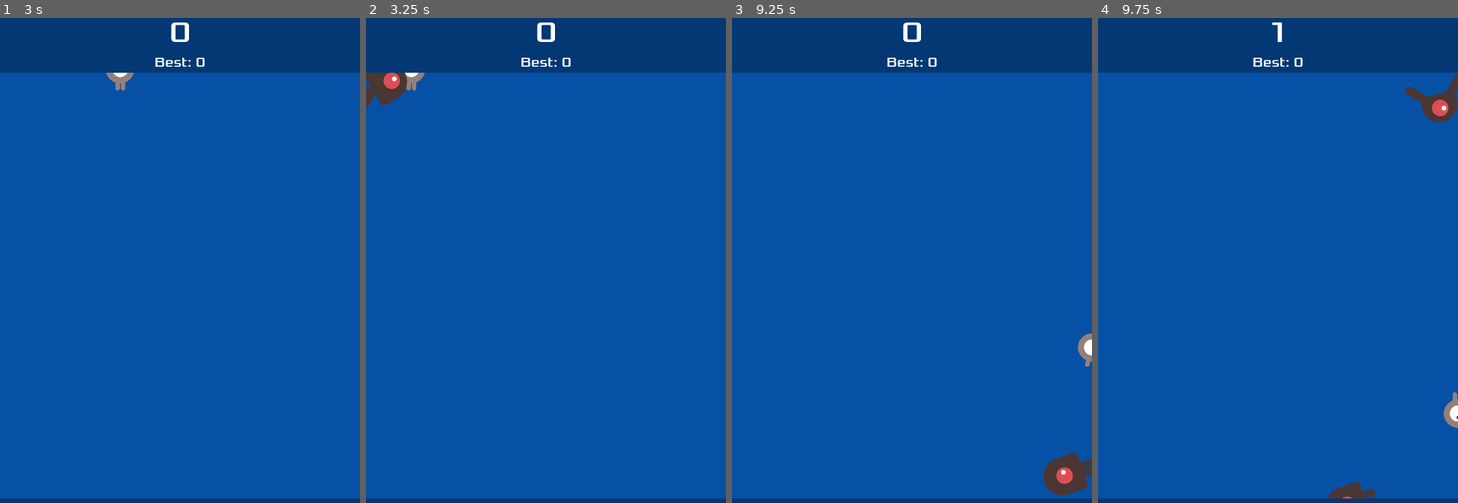
Above: before the commit, frames 1-4 (left to right).
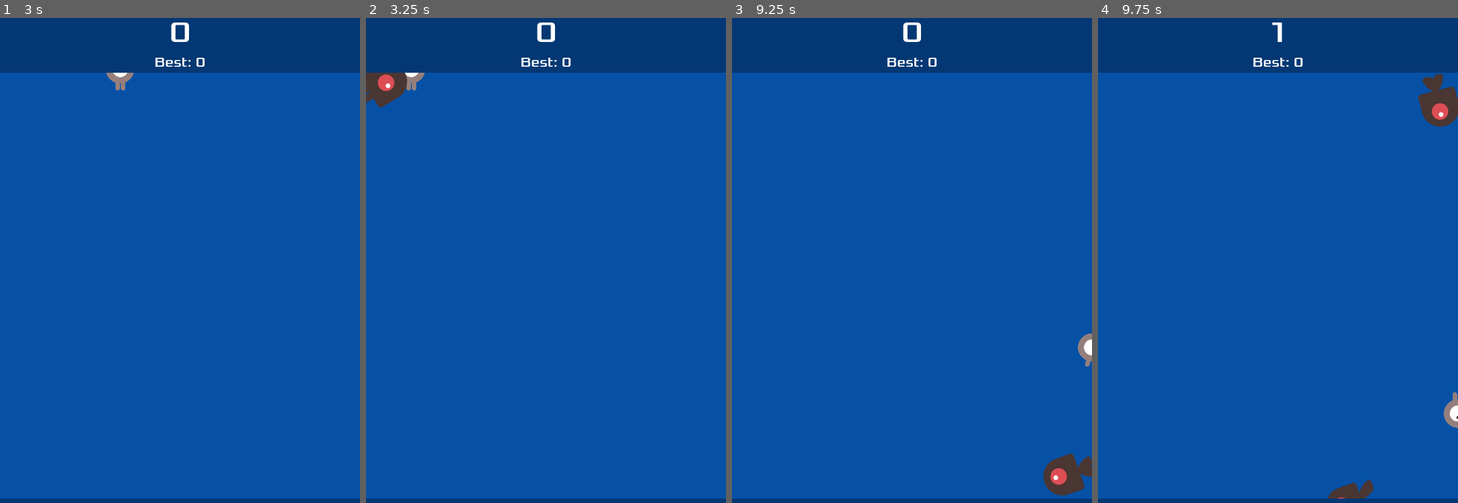
Above: after the commit, the same moments.

Repository: oriash93/dodge-the-creepers
Game: Godot game, scene res://scenes/main.tscn
The game is run twice, just before and just after one commit, with the same random seed, the same clock (stepped at 60 frames per second) and the same inputs.
Inputs:
- Up to frame 1 (3 s): click "Start" at 0.5 s; tap Enter at 1.25 s; hold Shift (use_power_up) 1.28-2.03 s; hold Up (move_up) 1.28-2.78 s; tap Shift (use_power_up) at 2.1 s; hold Left (move_left) from 2.78 s (still down); hold Shift (use_power_up) from 2.78 s (still down)
- Up to frame 2 (3.25 s): keep holding Left (move_left); keep holding Shift (use_power_up)
- Up to frame 3 (9.25 s): release Shift (use_power_up) at 3.53 s; tap Shift (use_power_up) at 3.6, 5.1, 7.35, 8.85 s; tap Space at 4.25, 5.75 s; release Left (move_left) at 4.28 s; hold Down (move_down) 4.28-5.03 s; hold Shift (use_power_up) 4.28-5.03 s; tap Enter at 5, 7.25 s; hold Right (move_right) 5.03-5.78 s; hold Up (move_up) 5.78-6.5 s; hold Shift (use_power_up) 5.78-6.5 s; click "Restart" at 6.5 s; hold Right (move_right) from 7.28 s (still down); hold Shift (use_power_up) 8.03-8.78 s
- Up to frame 4 (9.75 s): release Right (move_right) at 9.53 s; hold Down (move_down) from 9.53 s (still down); hold Shift (use_power_up) from 9.53 s (still down)

Frame 1 is identical in both runs. In frame 2, 0.2% of the frame differs, in the area x 0-10%, y 11-19%; in frame 3, 0.2%; in frame 4, 0.7%, in the area x 66-100%, y 11-100%.

Commit message:
Add gdtoolkit pre-commit hooks, strict typing, and Godot 4.7.2 in CI/CD
- Add .pre-commit-config.yaml running gdformat + gdlint (gdtoolkit 4.5.0)
- CI runs the same hooks via pre-commit instead of an unpinned gdlint
- Bump Godot in CI/CD workflows from 4.6.3 to 4.7.2
- Enable strict typing GDScript warnings in project.godot
- Add class_name to HUD/Player/PowerUp and replace $Node calls with
  typed @onready references so no warnings fire
- Update CLAUDE.md with tooling and CI/CD docs

Co-Authored-By: Claude Opus 5.5 <noreply@anthropic.com>

Diff:
--- a/project.godot
+++ b/project.godot
@@ -15,6 +15,15 @@
 run/main_scene="uid://drep7ov20ci1w"
 config/features=PackedStringArray("4.7", "Forward Plus")
 config/icon="res://icon.svg"
+
+[debug]
+
+gdscript/warnings/untyped_declaration=1
+gdscript/warnings/inferred_declaration=1
+gdscript/warnings/unsafe_property_access=1
+gdscript/warnings/unsafe_method_access=1
+gdscript/warnings/unsafe_cast=1
+gdscript/warnings/unsafe_call_argument=1
 
 [display]
 
--- a/scripts/hud.gd
+++ b/scripts/hud.gd
@@ -1,60 +1,70 @@
+class_name HUD
 extends CanvasLayer
 
 signal start_game
 signal quit_game
 
 @onready var is_web: bool = OS.has_feature("web")
+@onready var message: Label = $Message
+@onready var message_timer: Timer = $MessageTimer
+@onready var start_button: Button = $StartButton
+@onready var quit_button: Button = $QuitButton
+@onready var version_label: Label = $VersionLabel
+@onready var score_label: Label = $ScoreLabel
+@onready var high_score_label: Label = $HighScoreLabel
+@onready var active_slot_icon: ColorRect = $ActiveSlotIcon
+@onready var active_slot_label: Label = $ActiveSlotLabel
 
 
 func _ready() -> void:
-	$VersionLabel.text = str(ProjectSettings.get_setting("application/config/version", ""))
+	version_label.text = str(ProjectSettings.get_setting("application/config/version", ""))
 	if is_web:
-		$QuitButton.hide()
+		quit_button.hide()
 
 
 func show_message(text: String) -> void:
-	$Message.text = text
-	$Message.show()
-	$MessageTimer.start()
+	message.text = text
+	message.show()
+	message_timer.start()
 
 
 func show_game_over() -> void:
 	show_message("Game Over")
-	await $MessageTimer.timeout
+	await message_timer.timeout
 
-	$Message.text = "Dodge the Creeps!"
-	$Message.show()
+	message.text = "Dodge the Creeps!"
+	message.show()
 	await get_tree().create_timer(1.0).timeout
 
-	$StartButton.text = "Restart"
-	$StartButton.show()
+	start_button.text = "Restart"
+	start_button.show()
 	if not is_web:
-		$QuitButton.show()
+		quit_button.show()
 
 
 func show_active_power_up(color: Color) -> void:
-	$ActiveSlotIcon.color = color
-	$ActiveSlotIcon.show()
-	$ActiveSlotLabel.show()
+	active_slot_icon.color = color
+	active_slot_icon.show()
+	active_slot_label.show()
 
 
 func hide_active_power_up() -> void:
-	$ActiveSlotIcon.hide()
-	$ActiveSlotLabel.hide()
+	active_slot_icon.hide()
+	active_slot_label.hide()
 
 
 func update_score(score: int) -> void:
-	$ScoreLabel.text = str(score)
+	score_label.text = str(score)
 
 
 func update_high_score(high_score: int) -> void:
-	$HighScoreLabel.text = "Best: " + str(high_score)
+	high_score_label.text = "Best: " + str(high_score)
 
 
 func _on_start_button_pressed() -> void:
-	$StartButton.hide()
-	$QuitButton.hide()
-	$VersionLabel.hide()
+	start_button.hide()
+	quit_button.hide()
+	version_label.hide()
 	start_game.emit()
 
 
@@ -63,4 +73,4 @@
 
 
 func _on_message_timer_timeout() -> void:
-	$Message.hide()
+	message.hide()
--- a/scripts/main.gd
+++ b/scripts/main.gd
@@ -5,29 +5,38 @@
 const BOTTOM_BAR_HEIGHT: float = 72.0
 const INVINCIBILITY_DURATION: float = 8.0
 const NO_EFFECT: int = -1
-const PowerUpScript: GDScript = preload("res://scripts/power_up.gd")
 
 @export var mob_scene: PackedScene
 @export var power_up_scene: PackedScene
 var score: int = 0
 var high_score: int = 0
-var power_up: Area2D = null
+var power_up: PowerUp = null
 var standby_effect: int = NO_EFFECT
 var play_area: Rect2
+
+@onready var hud: HUD = $HUD
+@onready var player: Player = $Player
+@onready var start_position: Marker2D = $StartPosition
+@onready var mob_spawn_location: PathFollow2D = $MobPath/MobSpawnLocation
+@onready var start_timer: Timer = $StartTimer
+@onready var score_timer: Timer = $ScoreTimer
+@onready var mob_timer: Timer = $MobTimer
+@onready var power_up_timer: Timer = $PowerUpTimer
+@onready var music: AudioStreamPlayer2D = $Music
+@onready var death_sound: AudioStreamPlayer2D = $DeathSound
 
 
 func _ready() -> void:
 	var viewport_size: Vector2 = get_viewport().get_visible_rect().size
 	play_area = Rect2(
-		Vector2(0, TOP_BAR_HEIGHT),
-		viewport_size - Vector2(0, TOP_BAR_HEIGHT + BOTTOM_BAR_HEIGHT)
+		Vector2(0, TOP_BAR_HEIGHT), viewport_size - Vector2(0, TOP_BAR_HEIGHT + BOTTOM_BAR_HEIGHT)
 	)
 
 	if FileAccess.file_exists(SAVE_PATH):
 		var file: FileAccess = FileAccess.open(SAVE_PATH, FileAccess.READ)
 		high_score = file.get_32()
 		file.close()
-	$HUD.update_high_score(high_score)
+	hud.update_high_score(high_score)
 
 
 func game_over() -> void:
@@ -36,23 +45,23 @@
 		var file: FileAccess = FileAccess.open(SAVE_PATH, FileAccess.WRITE)
 		file.store_32(high_score)
 		file.close()
-		$HUD.update_high_score(high_score)
+		hud.update_high_score(high_score)
 
-	$HUD.show_game_over()
+	hud.show_game_over()
 
-	$ScoreTimer.stop()
-	$MobTimer.stop()
-	$PowerUpTimer.stop()
+	score_timer.stop()
+	mob_timer.stop()
+	power_up_timer.stop()
 
 	if is_instance_valid(power_up):
 		power_up.queue_free()
 		power_up = null
 
 	standby_effect = NO_EFFECT
-	$HUD.hide_active_power_up()
+	hud.hide_active_power_up()
 
-	$Music.stop()
-	$DeathSound.play()
+	music.stop()
+	death_sound.play()
 
 
 func new_game() -> void:
@@ -60,21 +69,20 @@
 
 	score = 0
 
-	$HUD.update_score(score)
-	$HUD.show_message("Get Ready")
+	hud.update_score(score)
+	hud.show_message("Get Ready")
 
-	$Player.start($StartPosition.position)
-	$Player.play_area = play_area
-	$StartTimer.start()
+	player.start(start_position.position)
+	player.play_area = play_area
+	start_timer.start()
 
-	$Music.play()
+	music.play()
 
 
 func _on_mob_timer_timeout() -> void:
 	var mob: RigidBody2D = mob_scene.instantiate() as RigidBody2D
 
 	# Choose a random location on Path2D.
-	var mob_spawn_location: PathFollow2D = $MobPath/MobSpawnLocation
 	mob_spawn_location.progress_ratio = randf()
 
 	mob.position = mob_spawn_location.position
@@ -94,12 +102,12 @@
 
 func _on_score_timer_timeout() -> void:
 	score += 1
-	$HUD.update_score(score)
+	hud.update_score(score)
 
 
 func _on_power_up_timer_timeout() -> void:
-	power_up = power_up_scene.instantiate() as Area2D
-	power_up.effect_type = PowerUpScript.Effect.values().pick_random()
+	power_up = power_up_scene.instantiate() as PowerUp
+	power_up.effect_type = PowerUp.Effect.values().pick_random()
 	power_up.collected.connect(_on_power_up_collected)
 	power_up.expired.connect(_on_power_up_expired)
 
@@ -109,31 +117,31 @@
 	)
 
 	add_child(power_up)
-	$PowerUpTimer.stop()
+	power_up_timer.stop()
 
 
 func _on_power_up_collected(effect: int) -> void:
 	power_up = null
 	standby_effect = effect
-	$HUD.show_active_power_up(PowerUpScript.COLORS[effect])
+	hud.show_active_power_up(PowerUp.COLORS[effect])
 
 
 func _on_power_up_expired() -> void:
 	power_up = null
-	$PowerUpTimer.start()
+	power_up_timer.start()
 
 
 func _on_use_power_up_pressed() -> void:
 	if standby_effect == NO_EFFECT:
 		return
 	match standby_effect:
-		PowerUpScript.Effect.INVINCIBILITY:
-			$Player.set_invincible(INVINCIBILITY_DURATION)
-		PowerUpScript.Effect.CLEAR_MOBS:
+		PowerUp.Effect.INVINCIBILITY:
+			player.set_invincible(INVINCIBILITY_DURATION)
+		PowerUp.Effect.CLEAR_MOBS:
 			get_tree().call_group("mobs", "queue_free")
 	standby_effect = NO_EFFECT
-	$HUD.hide_active_power_up()
-	$PowerUpTimer.start()
+	hud.hide_active_power_up()
+	power_up_timer.start()
 
 
 func _unhandled_input(event: InputEvent) -> void:
@@ -142,9 +150,9 @@
 
 
 func _on_start_timer_timeout() -> void:
-	$MobTimer.start()
-	$ScoreTimer.start()
-	$PowerUpTimer.start()
+	mob_timer.start()
+	score_timer.start()
+	power_up_timer.start()
 
 
 func _on_hud_quit_game() -> void:
--- a/scripts/mob.gd
+++ b/scripts/mob.gd
@@ -1,11 +1,13 @@
 extends RigidBody2D
+
+@onready var sprite: AnimatedSprite2D = $AnimatedSprite2D
 
 
 func _ready() -> void:
 	add_to_group("mobs")
-	var mob_types: Array = Array($AnimatedSprite2D.sprite_frames.get_animation_names())
-	$AnimatedSprite2D.animation = mob_types.pick_random()
-	$AnimatedSprite2D.play()
+	var mob_types: PackedStringArray = sprite.sprite_frames.get_animation_names()
+	sprite.animation = mob_types[randi() % mob_types.size()]
+	sprite.play()
 
 
 func _on_visible_on_screen_notifier_2d_screen_exited() -> void:
--- a/scripts/player.gd
+++ b/scripts/player.gd
@@ -1,3 +1,4 @@
+class_name Player
 extends Area2D
 
 signal hit
@@ -6,6 +7,10 @@
 var play_area: Rect2
 var invincible: bool = false
 var blink_tween: Tween
+
+@onready var sprite: AnimatedSprite2D = $AnimatedSprite2D
+@onready var collision_shape: CollisionShape2D = $CollisionShape2D
+@onready var invincibility_timer: Timer = $InvincibilityTimer
 
 
 func _ready() -> void:
@@ -26,25 +31,25 @@
 
 	if velocity.length() > 0:
 		velocity = velocity.normalized() * speed
-		$AnimatedSprite2D.play()
+		sprite.play()
 	else:
-		$AnimatedSprite2D.stop()
+		sprite.stop()
 
 	position += velocity * delta
 	position = position.clamp(play_area.position, play_area.end)
 
 	if velocity.x != 0:
-		$AnimatedSprite2D.animation = "walk"
-		$AnimatedSprite2D.flip_v = false
-		$AnimatedSprite2D.flip_h = velocity.x < 0
+		sprite.animation = "walk"
+		sprite.flip_v = false
+		sprite.flip_h = velocity.x < 0
 	elif velocity.y != 0:
-		$AnimatedSprite2D.animation = "up"
-		$AnimatedSprite2D.flip_v = velocity.y > 0
+		sprite.animation = "up"
+		sprite.flip_v = velocity.y > 0
 
 
 func set_invincible(duration: float) -> void:
 	invincible = true
-	$InvincibilityTimer.start(duration)
+	invincibility_timer.start(duration)
 	var tween: Tween = create_tween().set_loops()
 	tween.tween_property(self, "modulate:a", 0.35, 0.15)
 	tween.tween_property(self, "modulate:a", 1.0, 0.15)
@@ -69,12 +74,12 @@
 	hide()
 	hit.emit()
 	# Must be deferred as we can't change physics properties on a physics callback.
-	$CollisionShape2D.set_deferred("disabled", true)
+	collision_shape.set_deferred("disabled", true)
 
 
 func start(pos: Vector2) -> void:
 	position = pos
 	_end_invincibility()
-	$InvincibilityTimer.stop()
+	invincibility_timer.stop()
 	show()
-	$CollisionShape2D.disabled = false
+	collision_shape.disabled = false
--- a/scripts/power_up.gd
+++ b/scripts/power_up.gd
@@ -1,3 +1,4 @@
+class_name PowerUp
 extends Area2D
 
 signal collected(effect: Effect)
@@ -6,16 +7,18 @@
 enum Effect { INVINCIBILITY, CLEAR_MOBS }
 
 const RADIUS: float = 16.0
-const COLORS: Dictionary = {
+const COLORS: Dictionary[Effect, Color] = {
 	Effect.INVINCIBILITY: Color(1.0, 0.85, 0.1),
 	Effect.CLEAR_MOBS: Color(0.9, 0.3, 0.9),
 }
 
 var effect_type: Effect = Effect.INVINCIBILITY
 
+@onready var despawn_timer: Timer = $DespawnTimer
+
 
 func _ready() -> void:
-	$DespawnTimer.start()
+	despawn_timer.start()
 	queue_redraw()
 
 
@@ -26,7 +29,7 @@
 func _on_area_entered(area: Area2D) -> void:
 	if area.name != "Player":
 		return
-	$DespawnTimer.stop()
+	despawn_timer.stop()
 	collected.emit(effect_type)
 	queue_free()
 
Not shown, added: .pre-commit-config.yaml
Not shown, changed: .github/workflows/cd.yml
Not shown, changed: .github/workflows/ci.yml
Not shown, changed: CLAUDE.md
